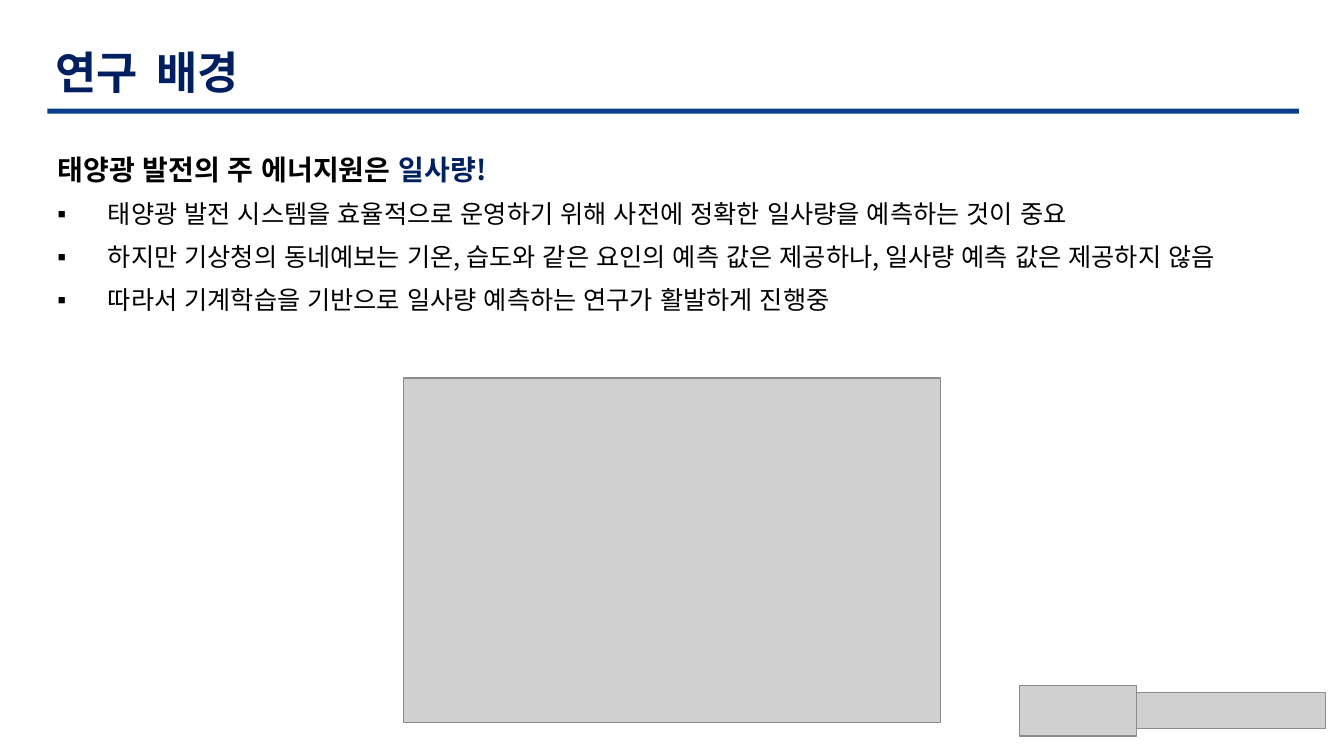
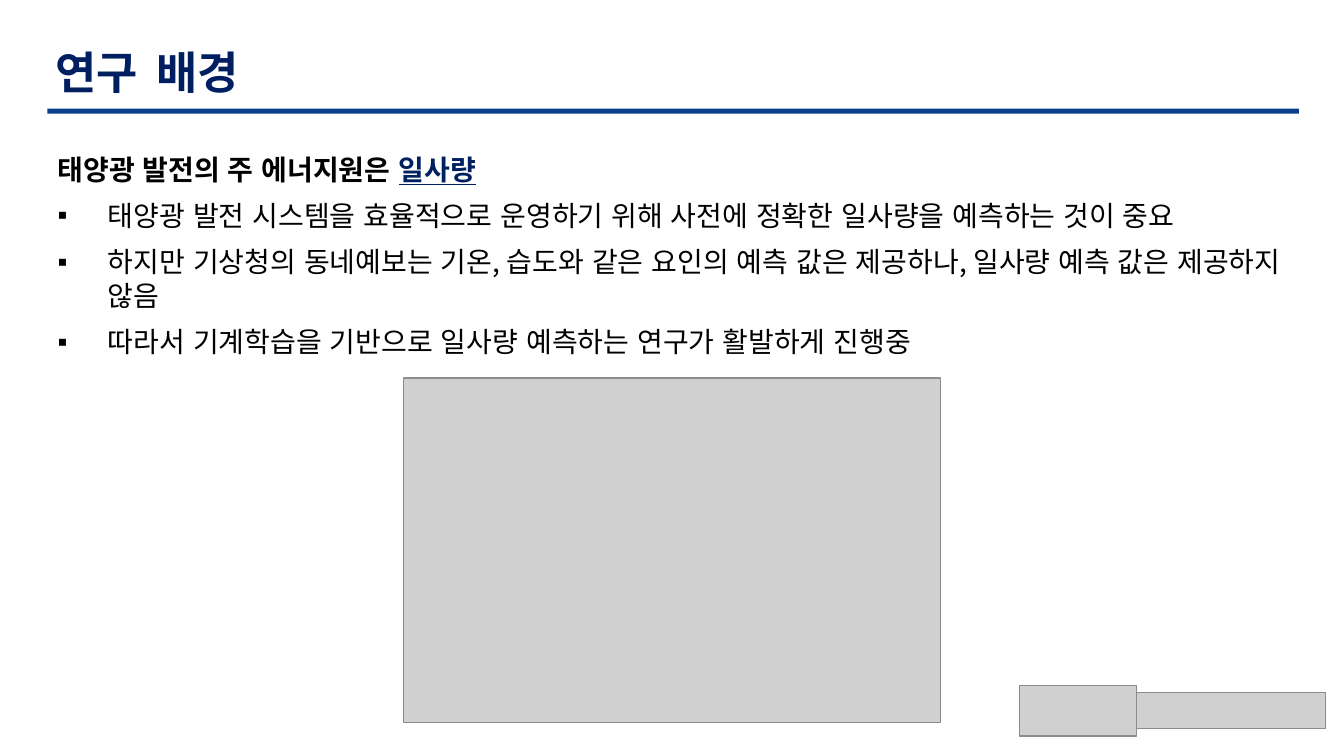
Before and after one commit to TaegyuHan/Solar_radiation_prediction_model, a slide deck: slide 6 of KICS_PT/[KICS] 모델 poster.pptx (slide 5 before the commit). Drawn at 1344x756 pixels with LibreOffice and Linux fonts; fonts in the diff are those of the drawing; grey boxes stand for pictures. Boxes give left, top, right and bottom in pixels: in the first picture for what was removed or moved away, otherwise in the second. Text is boxed around its words. In the diff, an @@ line names an element or a change of style, - is before the commit and + after.

```diff
--- a/KICS_PT/[KICS] 모델 poster.pptx
+++ b/KICS_PT/[KICS] 모델 poster.pptx
@@ text at [58,156,476,185]: text changed @@
-태양광 발전의 주 에너지원은 일사량!
+태양광 발전의 주 에너지원은 일사량
@@ text at [108,202,1280,355]: size 18 to 20 pt in "태양광 발전 시스템을 효율적으로 운영하기 위해 사전에 ...", "하지만 기상청의 동네예보는 기온, 습도와 같은 요인의 ...", "따라서 기계학습을 기반으로 일사량 예측하는 연구가 활발하게 ..." @@
```
Also in this commit, not shown: 8 other slides changed, 2 slides added, 1 slide removed.
